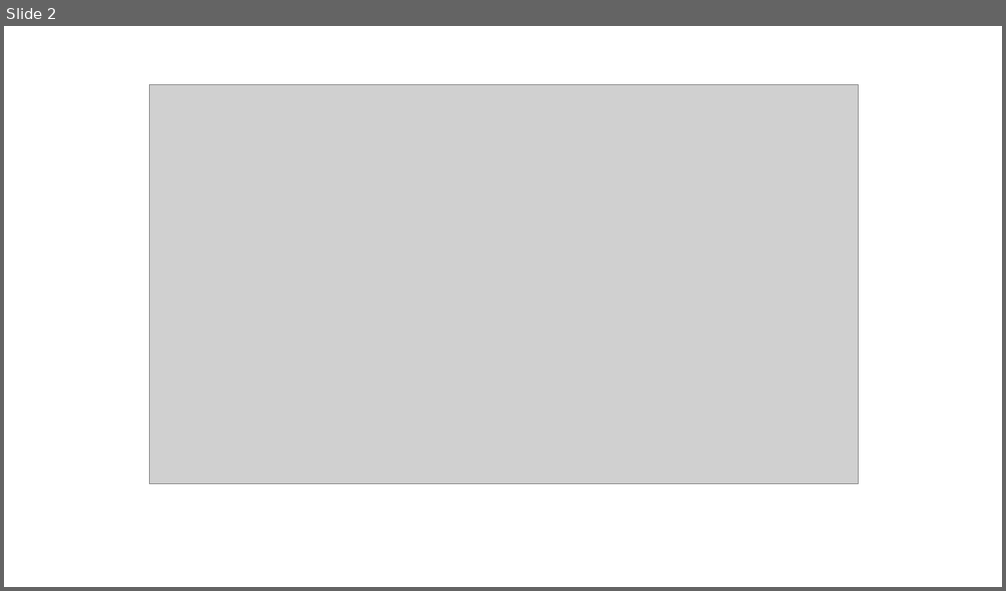
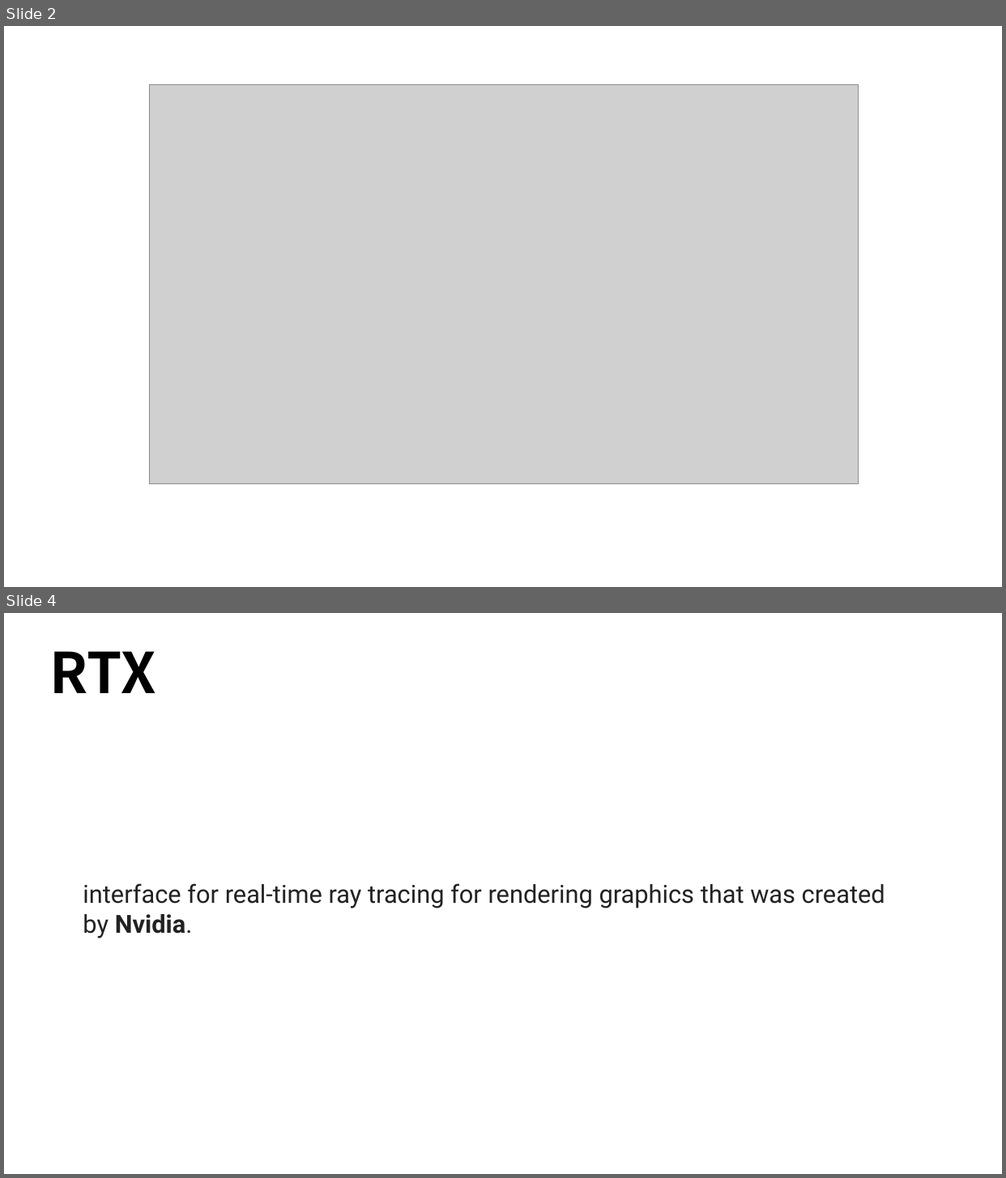
Before and after one commit to Snowapril/Raytracing-In-A-Weekend-Python, a slide deck: Presentation/RayTracing.pptx. Shown one above the other, each under a label of ours: slide 2 before the commit, slides 2 and 4 after it; the slides between them are not shown. The pictures are 1006x591 and 1006x1178 pixels, drawn with LibreOffice and Linux fonts; fonts in the diff are those of the drawing; grey boxes stand for pictures; background and template pictures are left out. Boxes give left, top, right and bottom in pixels: in the first picture for what was removed or moved away, otherwise in the second. Text is boxed around its words. In the diff, an @@ line names an element or a change of style, - is before the commit and + after.

```diff
--- a/Presentation/RayTracing.pptx
+++ b/Presentation/RayTracing.pptx
@@ slide 4 added at box(4, 613, 1002, 1174), background picture (left out) @@
@@ text added at box(50, 651, 156, 693), 54 pt, text #000000, bold @@
+RTX
@@ text added at box(83, 884, 885, 939), 24 pt, text #222222 @@
+interface for real-time ray tracing for rendering graphics that was created by Nvidia.
```
Also in this commit, not shown: 2 slides changed, 1 slide removed, 1 other file.
